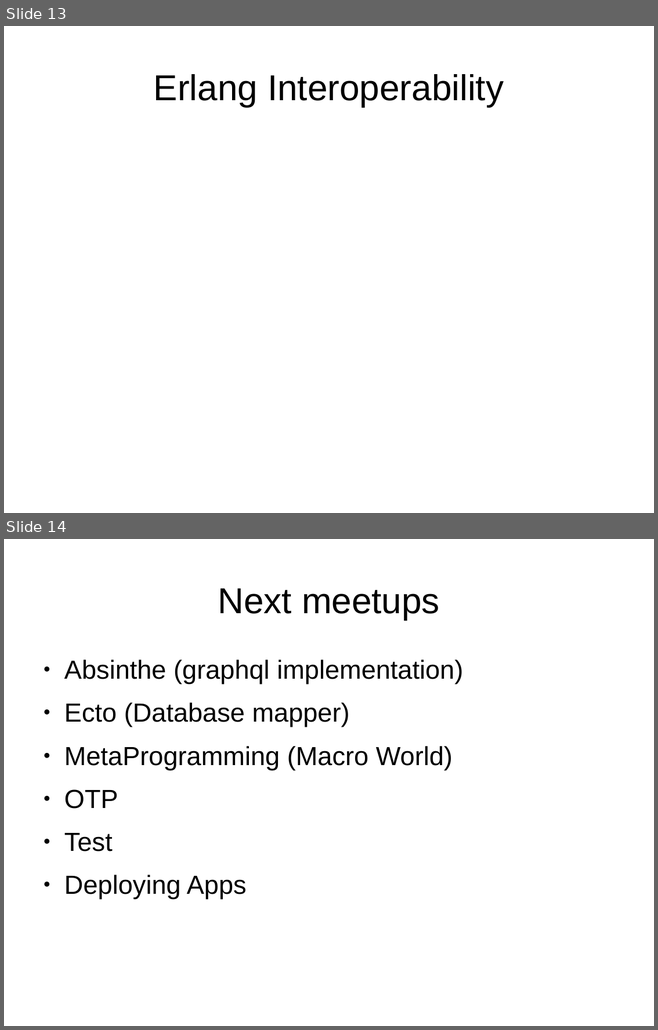
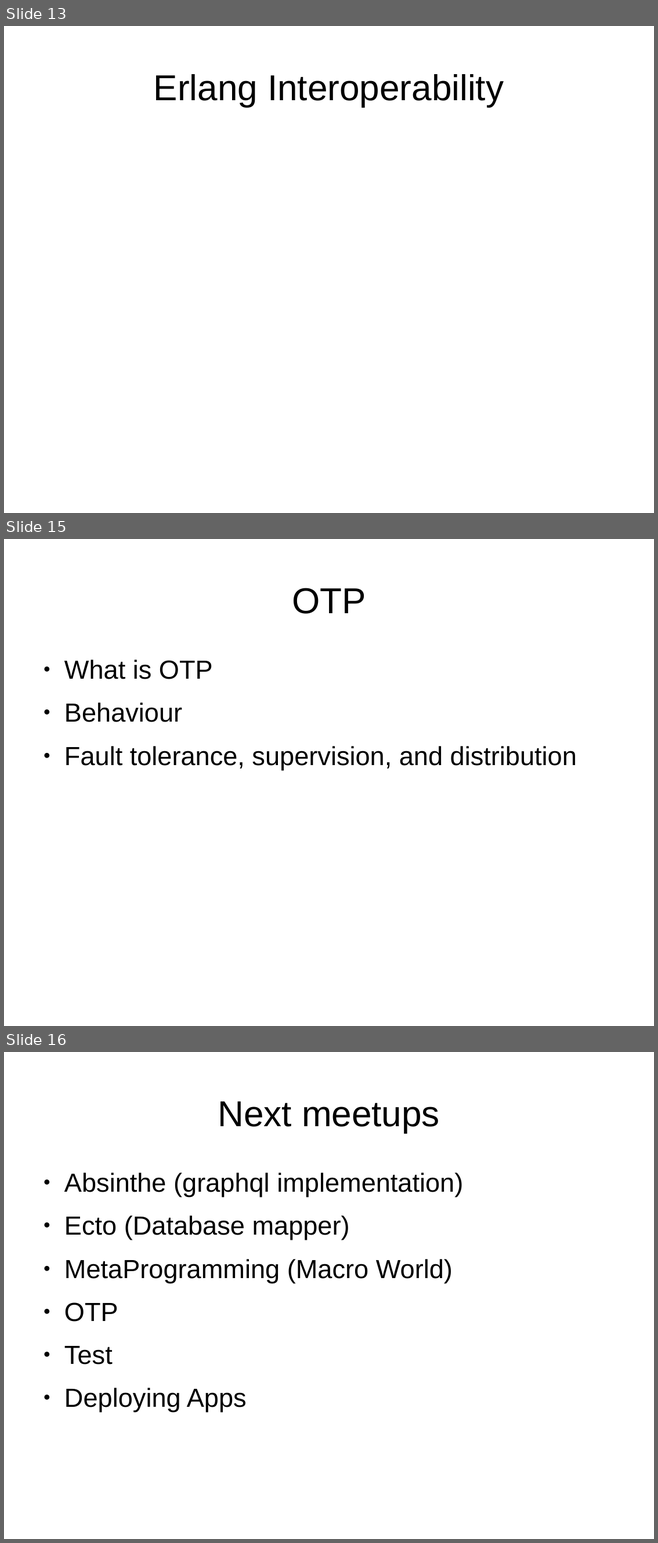
Before and after one commit to ramortegui/talks, a slide deck: Intro-Elixir-FPYYC.odp. Shown one above the other, each under a label of ours: slides 13 and 14 before the commit, slides 13, 15 and 16 after it; the slides between them are not shown. The pictures are 658x1030 and 658x1543 pixels, drawn with LibreOffice and Linux fonts; fonts in the diff are those of the drawing. Boxes give left, top, right and bottom in pixels: in the first picture for what was removed or moved away, otherwise in the second. Text is boxed around its words. In the diff, an @@ line names an element or a change of style, - is before the commit and + after.

Commit message:
Add content - OTP, processes, behaviours.

```diff
--- a/Intro-Elixir-FPYYC.odp
+++ b/Intro-Elixir-FPYYC.odp
@@ slide 15 added at [4, 539, 654, 1026], background #FFFFFF @@
@@ title added at [292, 588, 365, 614], 44 pt, text #000000 @@
+OTP
@@ text added at [64, 660, 576, 770], 32 pt, text #000000 @@
+● What is OTP
+● Behaviour
+● Fault tolerance, supervision, and distribution
@@ what was slide 14 is now slide 16 @@
```
Also in this commit, not shown: 2 slides changed, 1 other slide added.
